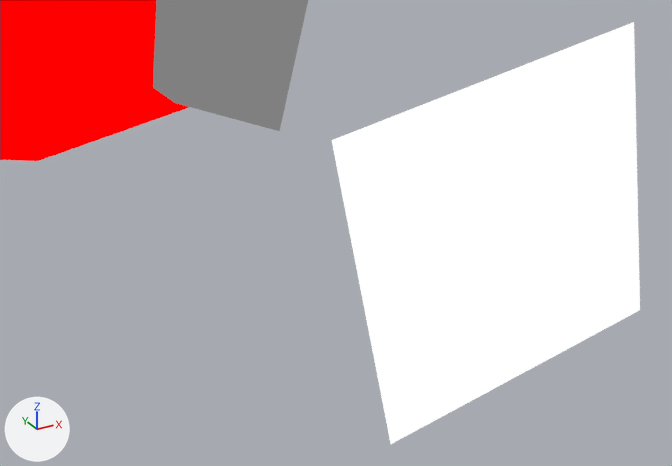
Two versions of the Blender file assets-source/blender/motion/triceratops-dance.blend, one commit apart.
Camera for both pictures: a camera (50 mm lens) standing at (54.58, -33.48, 21.2) and looking at (56.87, -29.3, 19.11). The axes (+X, +Y, +Z) are drawn at lower left. The lights are the same throughout. The first picture is the older version.

Objects in the first picture: 'DinoTycoon_Motion_triceratops_dance_beak', 'DinoTycoon_Motion_triceratops_dance_eye', 'DinoTycoon_Motion_triceratops_dance_face'.
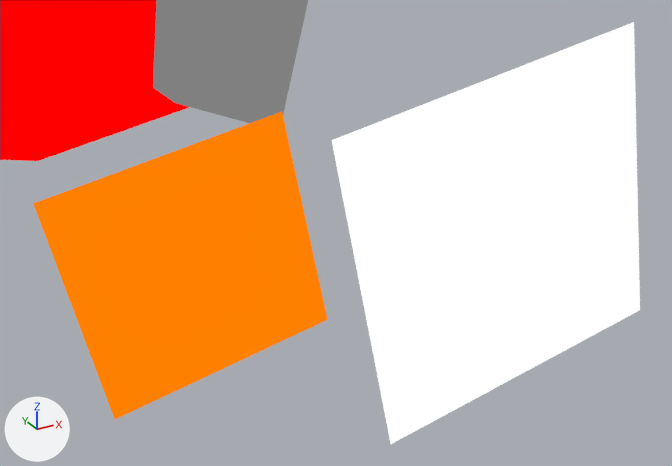
Location of each change, (x1, y1, x2, y2) in pixels of the pictures (672 x 466 px):
'DinoTycoon_Motion_triceratops_dance_eye_white', added (orange): after (33, 112, 328, 419)

Diff of the bpy script that builds the scene:
```diff
--- a/assets-source/blender/motion/triceratops-dance.blend.py
+++ b/assets-source/blender/motion/triceratops-dance.blend.py
@@ mat_dinotycoon_role_y @@
+mat_dinotycoon_role_y = emission_material('DinoTycoon_Role_Y')
+mat_dinotycoon_role_y.base_color = (1.0, 0.216, 0.0)  # orange #ff8000
@@ me_dinotycoon_motion_triceratops_dance_sample_eye_white @@
+me_dinotycoon_motion_triceratops_dance_sample_eye_white.from_pydata([(55.33, -29.0, 19.48), (56.7, -29.0, 19.76), (56.98, -29.0, 18.39), (55.61, -29.0, 18.11), (55.33, -29.0, 19.48), (56.7, -29.0, 19.76), (56.98, -29.0, 18.39), (55.61, -29.0, 18.11)], [], [(3, 2, 1, 0), (4, 5, 6, 7), (0, 1, 5, 4), (1, 2, 6, 5), (2, 3, 7, 6), (3, 0, 4, 7)])
+me_dinotycoon_motion_triceratops_dance_sample_eye_white.materials.append(mat_dinotycoon_role_y)  # orange #ff8000
@@ ob_dinotycoon_motion_triceratops_dance_eye_white @@
+ob_dinotycoon_motion_triceratops_dance_eye_white = bpy.data.objects.new('DinoTycoon_Motion_triceratops_dance_eye_white', me_dinotycoon_motion_triceratops_dance_sample_eye_white)
+ob_dinotycoon_motion_triceratops_dance_eye_white.location = (0.0, 0.0, 0.0)
```
